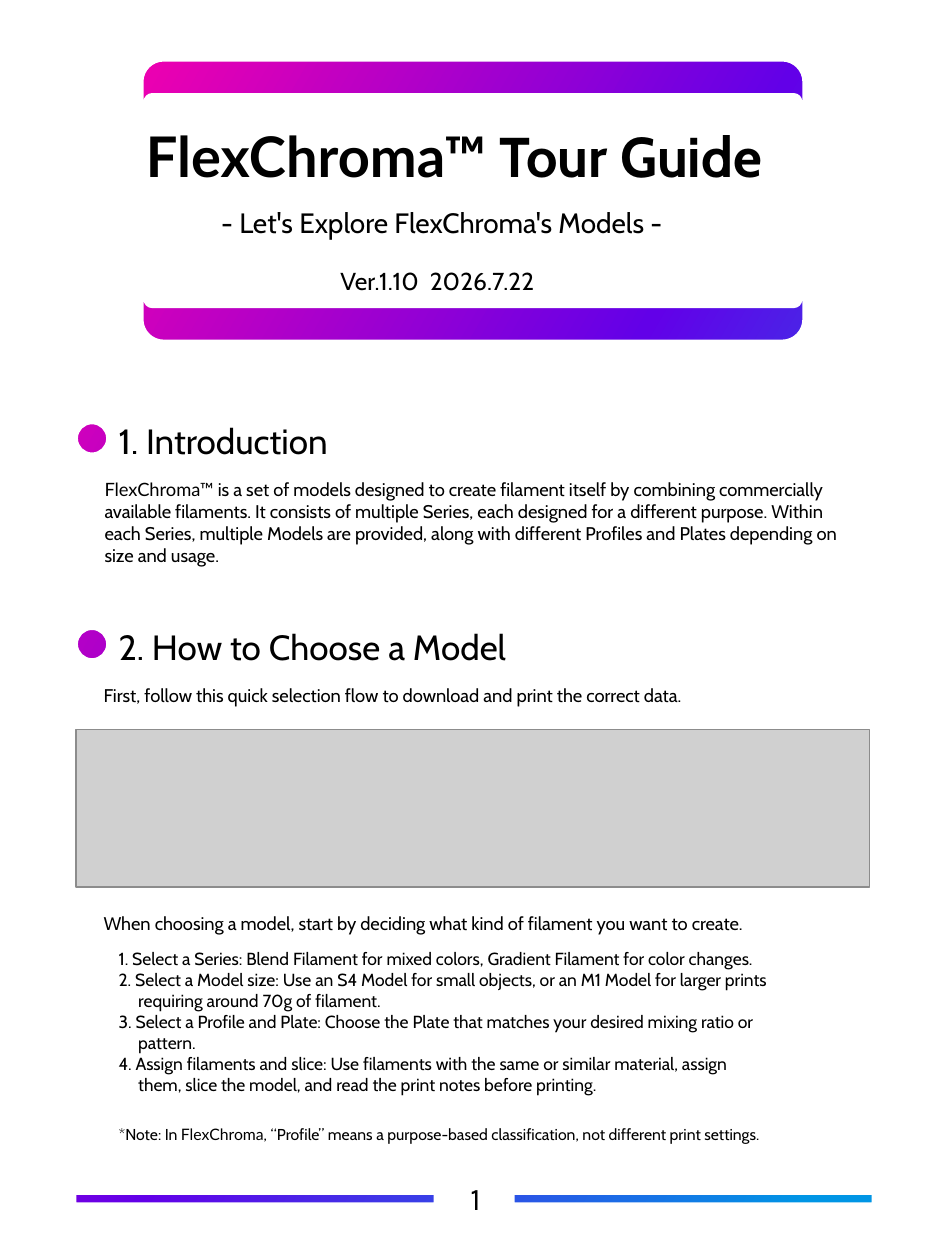
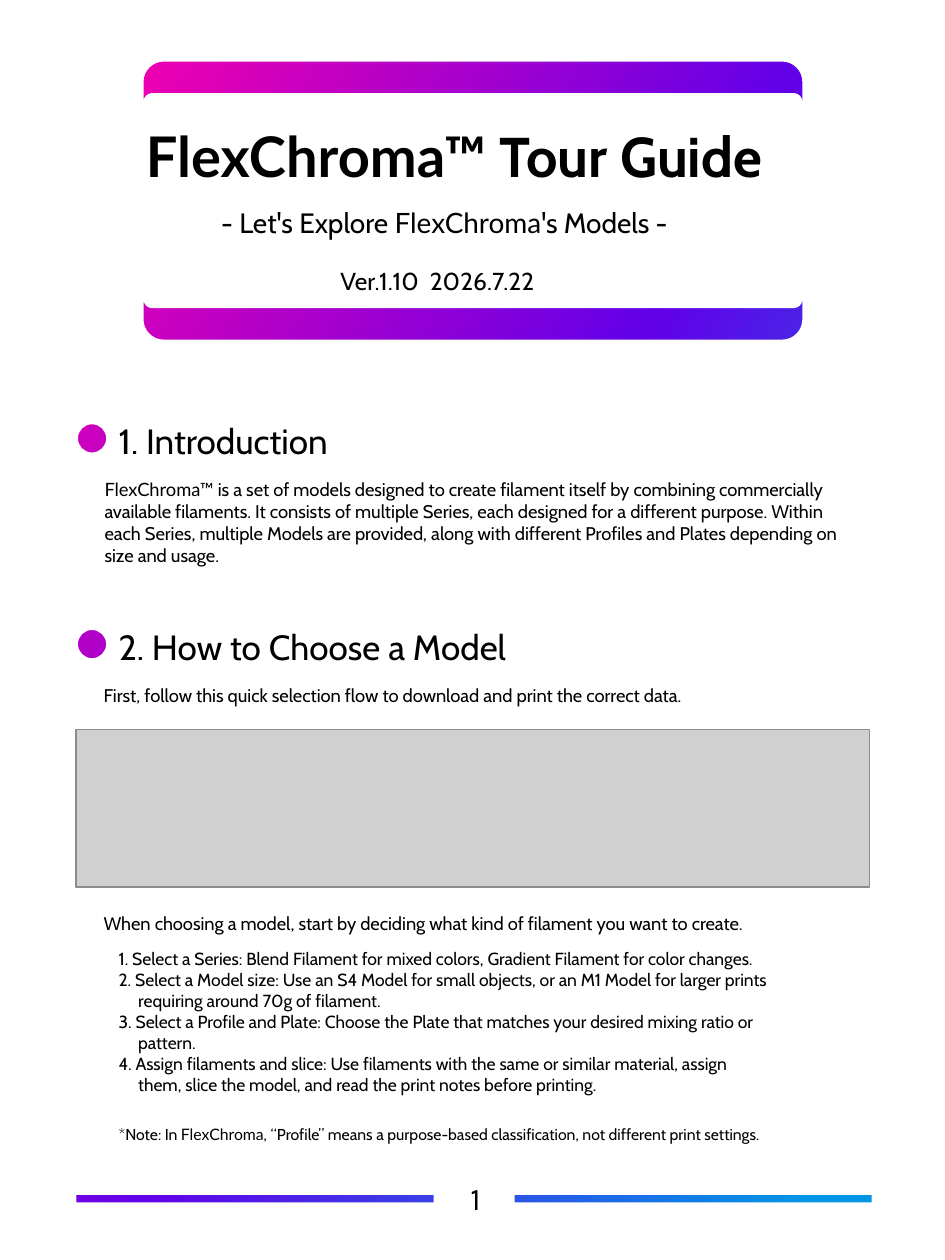
Before and after one commit to FlexChromaHQ/FlexChroma, a slide deck: slide 5 of Documents/Original/FlexChroma_Tour_Guide_EN.pptx. Drawn at 945x1260 pixels with LibreOffice and Linux fonts; fonts in the diff are those of the drawing; grey boxes stand for pictures. Boxes give left, top, right and bottom in pixels: in the first picture for what was removed or moved away, otherwise in the second. Text is boxed around its words. In the diff, an @@ line names an element or a change of style, - is before the commit and + after.

```diff
--- a/Documents/Original/FlexChroma_Tour_Guide_EN.pptx
+++ b/Documents/Original/FlexChroma_Tour_Guide_EN.pptx
@@ text "- Let's Explore FlexChroma's Models ..." at (239, 212, 650, 239): font Cabin to Lato in "FlexChroma's" @@
```
Also in this commit, not shown: 1 other slide changed, 4 other files.
